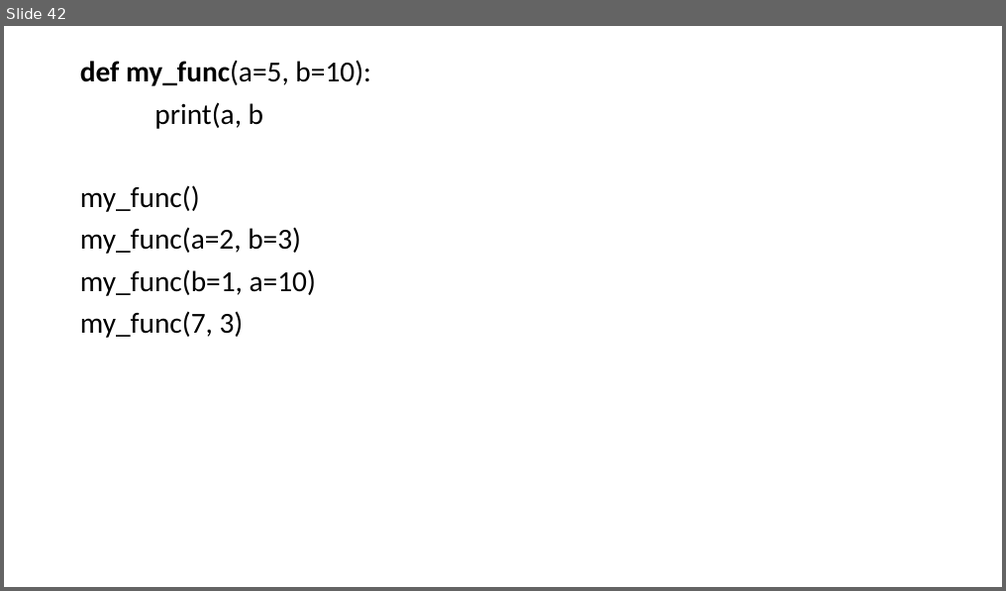
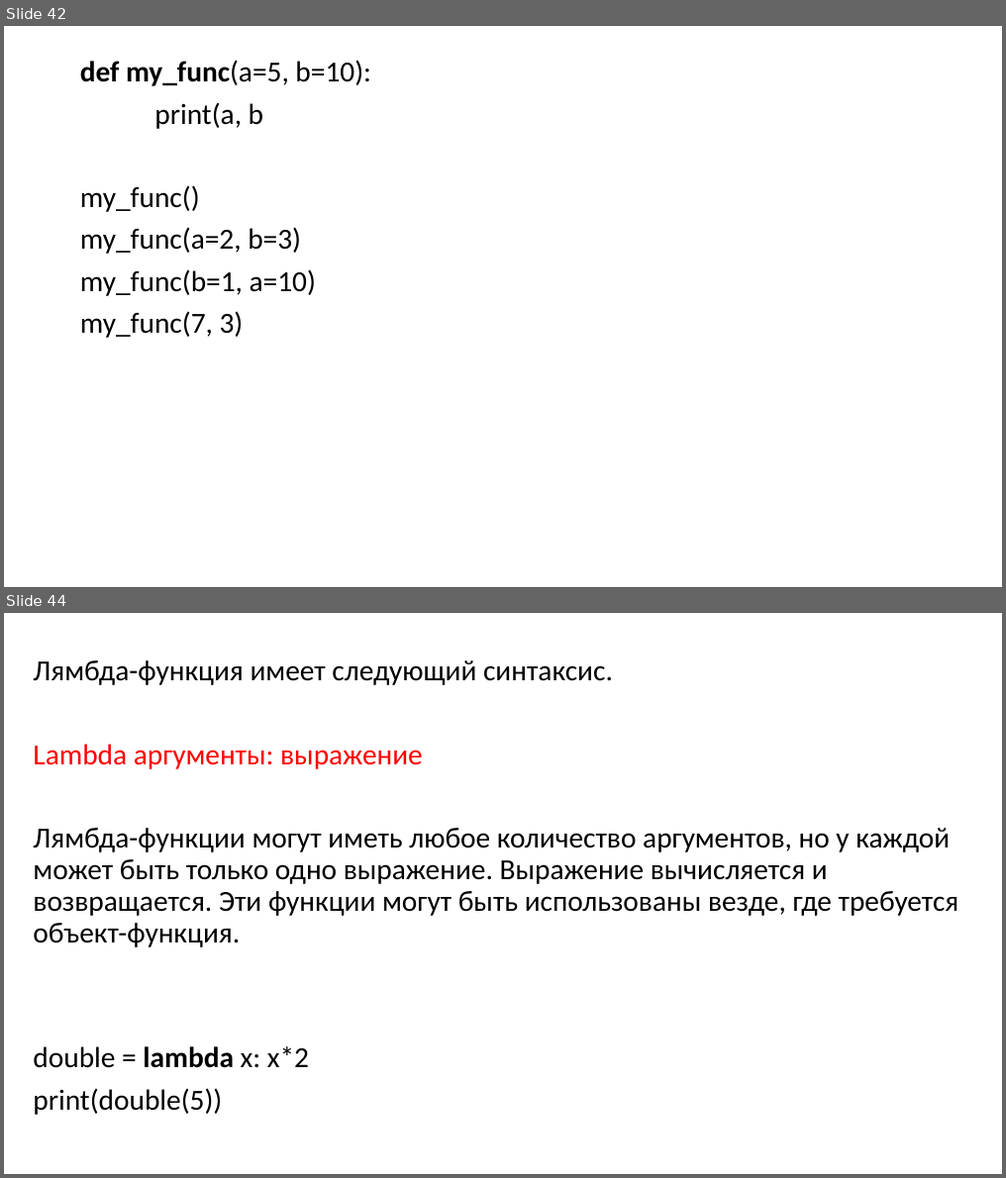
Before and after one commit to xDes-by/test, a slide deck: Презентация5.pptx. Shown one above the other, each under a label of ours: slide 42 before the commit, slides 42 and 44 after it; the slides between them are not shown. The pictures are 1006x591 and 1006x1178 pixels, drawn with LibreOffice and Linux fonts; fonts in the diff are those of the drawing. Boxes give left, top, right and bottom in pixels: in the first picture for what was removed or moved away, otherwise in the second. Text is boxed around its words. In the diff, an @@ line names an element or a change of style, - is before the commit and + after.

```diff
--- a/Презентация5.pptx
+++ b/Презентация5.pptx
@@ slide 44 added at [4,613,1002,1174], background #FFFFFF @@
@@ text added at [33,661,959,1115], 28 pt, text #000000 @@
+Лямбда-функция имеет следующий синтаксис.
+Lambda аргументы: выражение
+Лямбда-функции могут иметь любое количество аргументов, но у каждой может быть только одно выражение. Выражение вычисляется и возвращается. Эти функции могут быть использованы везде, где требуется объект-функция.
+double = lambda x: x*2
+print(double(5))
```
Also in this commit, not shown: 13 other slides added, 1 other file.
